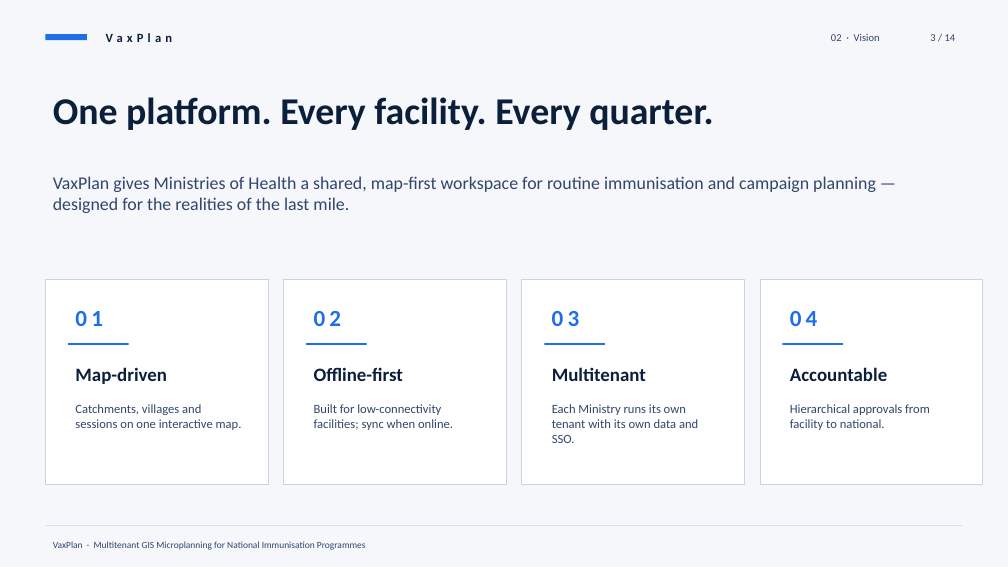
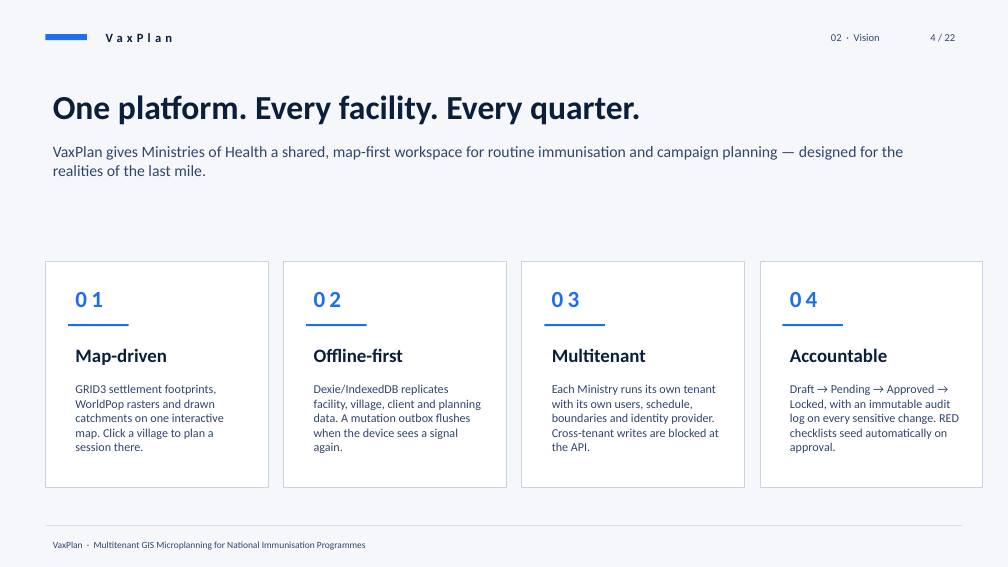
Before and after one commit to Vumbi2018/vaxplan, a slide deck: slide 4 of exports/VaxPlan-Stakeholder-Briefing.pptx (slide 3 before the commit). Drawn at 1008x567 pixels with LibreOffice and Linux fonts; fonts in the diff are those of the drawing. Boxes give left, top, right and bottom in pixels: in the first picture for what was removed or moved away, otherwise in the second. Text is boxed around its words. In the diff, an @@ line names an element or a change of style, - is before the commit and + after.

```diff
--- a/exports/VaxPlan-Stakeholder-Briefing.pptx
+++ b/exports/VaxPlan-Stakeholder-Briefing.pptx
@@ text at box(930, 34, 956, 41): text changed @@
-3 / 14
+4 / 22
@@ text "One platform. Every facility. Every ..." at box(53, 95, 641, 125): size 36 to 32 pt @@
@@ text "VaxPlan gives Ministries of Health ...": place and size @@
-text "VaxPlan gives Ministries of Health ..." at box(53, 176, 876, 213)
+text "VaxPlan gives Ministries of Health ..." at box(53, 146, 903, 176)
@@ text "VaxPlan gives Ministries of Health ..." at box(53, 146, 903, 176): size 17 to 15 pt @@
@@ rectangle: place and size @@
-rectangle at box(45, 280, 268, 484)
+rectangle at box(45, 261, 268, 488)
@@ rectangle: place and size @@
-rectangle at box(284, 280, 507, 484)
+rectangle at box(284, 261, 507, 488)
@@ rectangle: place and size @@
-rectangle at box(522, 280, 745, 484)
+rectangle at box(522, 261, 745, 488)
@@ rectangle: place and size @@
-rectangle at box(760, 280, 983, 484)
+rectangle at box(760, 261, 983, 488)
@@ 8 texts, 4 lines: place and size @@
-8 texts, 4 lines at box(68, 311, 887, 384)
+8 texts, 4 lines at box(68, 292, 887, 365)
@@ text at box(75, 384, 224, 451): text changed; size 12 to 11.5 pt @@
-Catchments, villages and sessions on one interactive map.
+GRID3 settlement footprints, WorldPop rasters and drawn catchments on one interactive map. Click a village to plan a session there.
@@ text at box(314, 384, 481, 453): text changed; size 12 to 11.5 pt @@
-Built for low-connectivity facilities; sync when online.
+Dexie/IndexedDB replicates facility, village, client and planning data. A mutation outbox flushes when the device sees a signal again.
@@ text at box(552, 384, 719, 451): text changed; size 12 to 11.5 pt @@
-Each Ministry runs its own tenant with its own data and SSO.
+Each Ministry runs its own tenant with its own users, schedule, boundaries and identity provider. Cross-tenant writes are blocked at the API.
@@ text at box(790, 384, 959, 453): text changed; size 12 to 11.5 pt @@
-Hierarchical approvals from facility to national.
+Draft → Pending → Approved → Locked, with an immutable audit log on every sensitive change. RED checklists seed automatically on approval.
```
Also in this commit, not shown: 3 other slides changed, 18 slides added, 10 slides removed, 5 other files.
